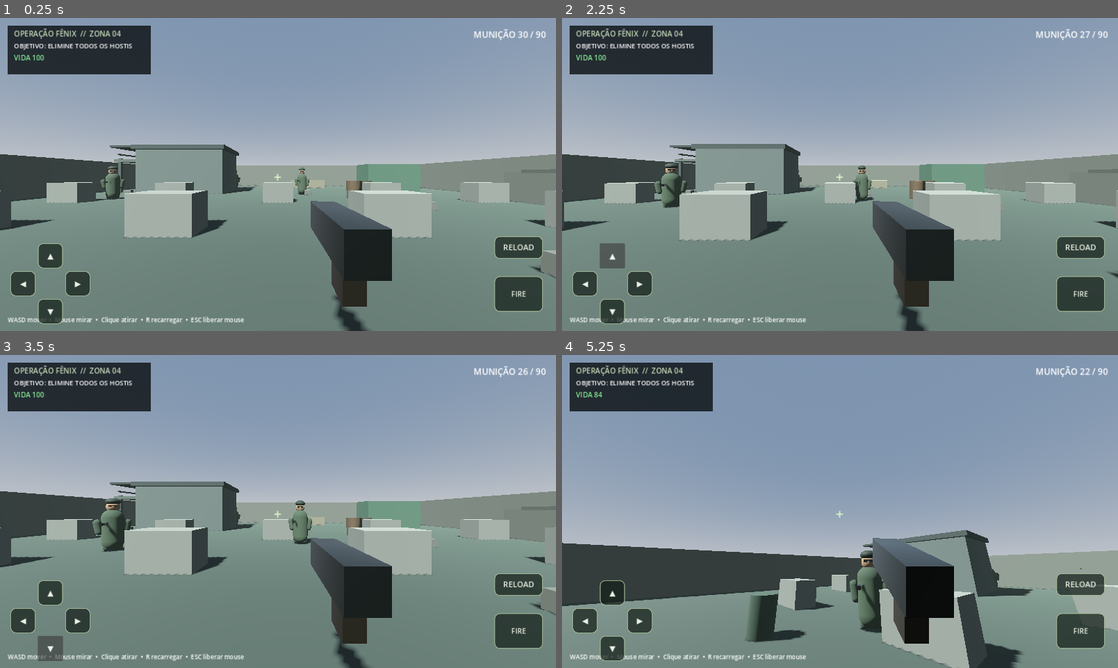
Above: before the commit, frames 1-4 (two rows, left to right).
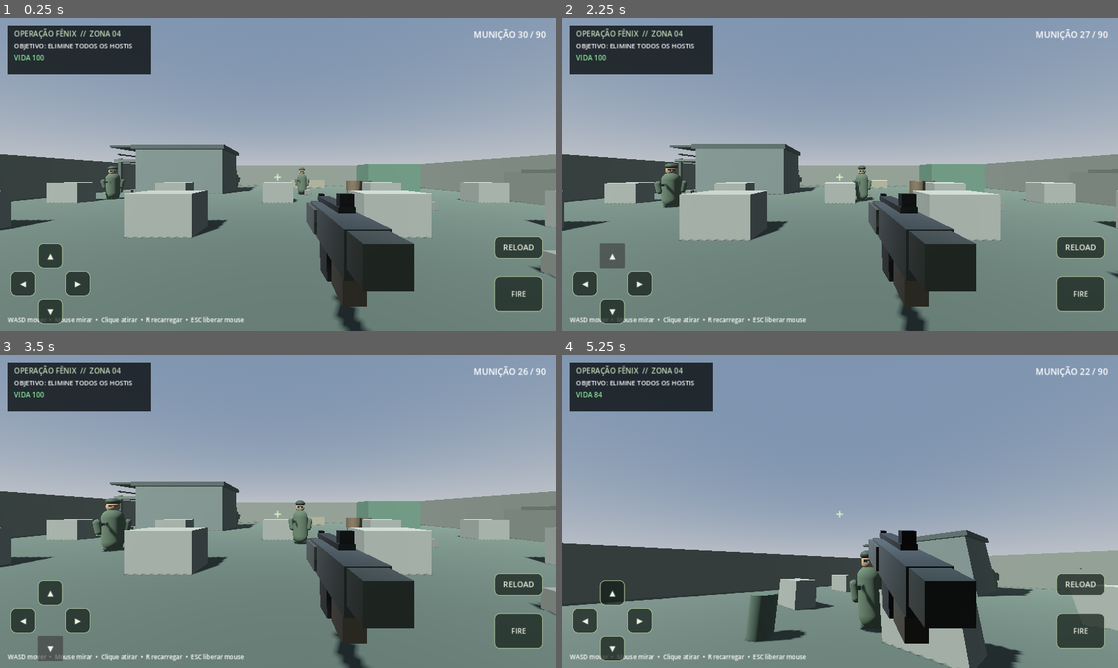
Above: after the commit, the same moments.

Repository: celiocasttro/testecompilarjogo
Game: Godot game, scene res://scenes/main.tscn
Two runs of this game, one before a commit and one after it. Both use one fixed random seed, a clock stepped at 60 frames per second and the inputs below.
Inputs (mouse positions are in pixels of both pictures, inside the frame that each line leads up to):
- Up to frame 1 (0.25 s): no input
- Up to frame 2 (2.25 s): click "◀" at 0.5 s; click "▶" at 1.25 s; click "▲" at 2 s
- Up to frame 3 (3.5 s): click "▼" at 2.75 s
- Up to frame 4 (5.25 s): click "FIRE" at 3.5 s; click "RELOAD" at 4.25 s; tap Enter at 5 s; move the mouse to (867, 511) at 5.02 s; press the mouse at (867, 511) at 5.03 s; hold W (move_forward) from 5.03 s (still down)

The runs differ from the first frame. In frame 1, 1.7% of the frame differs, in the area x 55-75%, y 56-95%; in frame 2, 1.8%; in frame 3, 1.7%; in frame 4, 2.1%, in the area x 55-75%, y 56-88%.

Commit message:
Improve rifle detail and fix mobile touch firing

Diff:
--- a/fps-game/scripts/player.gd
+++ b/fps-game/scripts/player.gd
@@ -54,6 +54,19 @@
 	weapon_pivot.add_child(barrel)
 	var grip := _weapon_box(Vector3(0.0, -0.13, -0.22), Vector3(0.09, 0.2, 0.13), Color(0.16, 0.15, 0.12))
 	weapon_pivot.add_child(grip)
+	var handguard := _weapon_box(Vector3(0.0, 0.0, -0.57), Vector3(0.18, 0.13, 0.25), Color(0.14, 0.16, 0.14))
+	weapon_pivot.add_child(handguard)
+	var stock := _weapon_box(Vector3(0.0, 0.015, -0.08), Vector3(0.13, 0.12, 0.25), Color(0.12, 0.14, 0.12))
+	weapon_pivot.add_child(stock)
+	var magazine := _weapon_box(Vector3(0.0, -0.17, -0.43), Vector3(0.095, 0.19, 0.14), Color(0.065, 0.075, 0.067))
+	magazine.rotation.x = deg_to_rad(-8)
+	weapon_pivot.add_child(magazine)
+	var top_rail := _weapon_box(Vector3(0.0, 0.105, -0.42), Vector3(0.07, 0.025, 0.39), Color(0.055, 0.065, 0.058))
+	weapon_pivot.add_child(top_rail)
+	var rear_sight := _weapon_box(Vector3(0.0, 0.14, -0.25), Vector3(0.06, 0.06, 0.045), Color(0.035, 0.04, 0.035))
+	weapon_pivot.add_child(rear_sight)
+	var front_sight := _weapon_box(Vector3(0.0, 0.09, -0.66), Vector3(0.035, 0.07, 0.035), Color(0.035, 0.04, 0.035))
+	weapon_pivot.add_child(front_sight)
 	muzzle_flash = OmniLight3D.new()
 	muzzle_flash.light_color = Color(1.0, 0.55, 0.16)
 	muzzle_flash.light_energy = 3.0
@@ -86,11 +99,12 @@
 		reload_weapon()
 	if event is InputEventScreenTouch:
 		if event.pressed:
-			if event.position.x > get_viewport().get_visible_rect().size.x * 0.55:
+			var screen_width := get_viewport().get_visible_rect().size.x
+			if event.position.x > screen_width * 0.78:
+				shoot()
+			elif event.position.x > screen_width * 0.55:
 				mobile_look_touch = event.index
 				last_touch_position = event.position
-			elif event.position.x > get_viewport().get_visible_rect().size.x * 0.78:
-				shoot()
 		elif event.index == mobile_look_touch:
 			mobile_look_touch = -1
 	if event is InputEventScreenDrag and event.index == mobile_look_touch:
